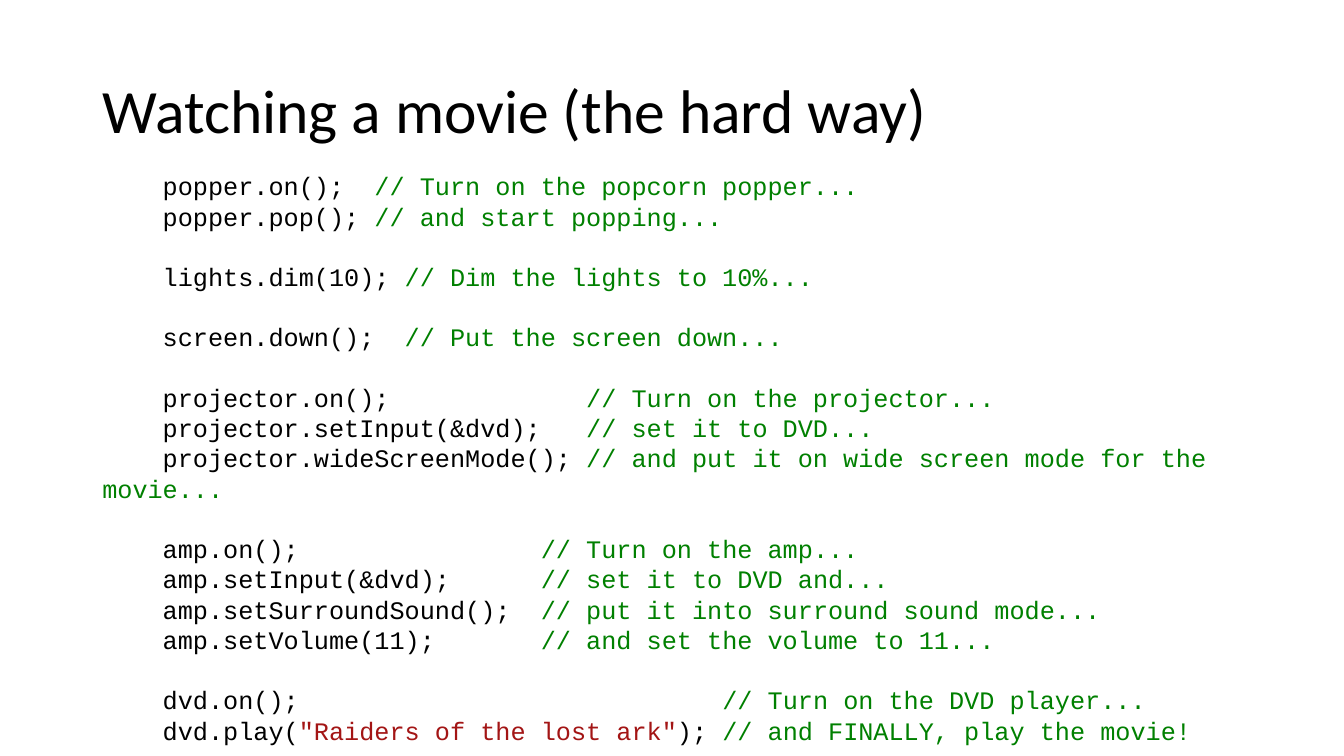
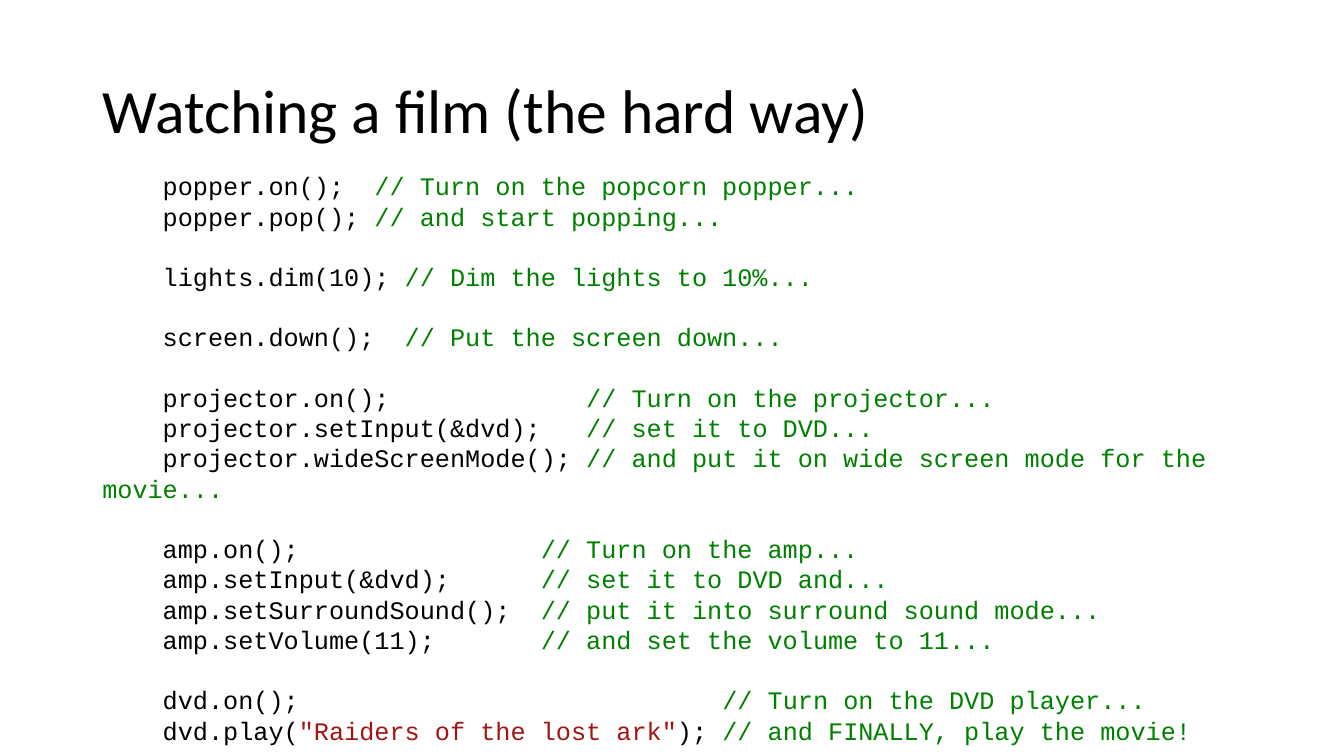
Before and after one commit to crsdrw/patterns, a slide deck: slide 3 of Patterns/docs/Facade.pptx. Drawn at 1344x756 pixels with LibreOffice and Linux fonts; fonts in the diff are those of the drawing. Boxes give left, top, right and bottom in pixels: in the first picture for what was removed or moved away, otherwise in the second. Text is boxed around its words. In the diff, an @@ line names an element or a change of style, - is before the commit and + after.

Commit message:
Update presentation.

```diff
--- a/Patterns/docs/Facade.pptx
+++ b/Patterns/docs/Facade.pptx
@@ title at bbox=[102, 88, 868, 144]: text changed @@
-Watching a movie (the hard way)
+Watching a film (the hard way)
```
Also in this commit, not shown: 1 other slide changed, 5 slides added, 2 other files.
